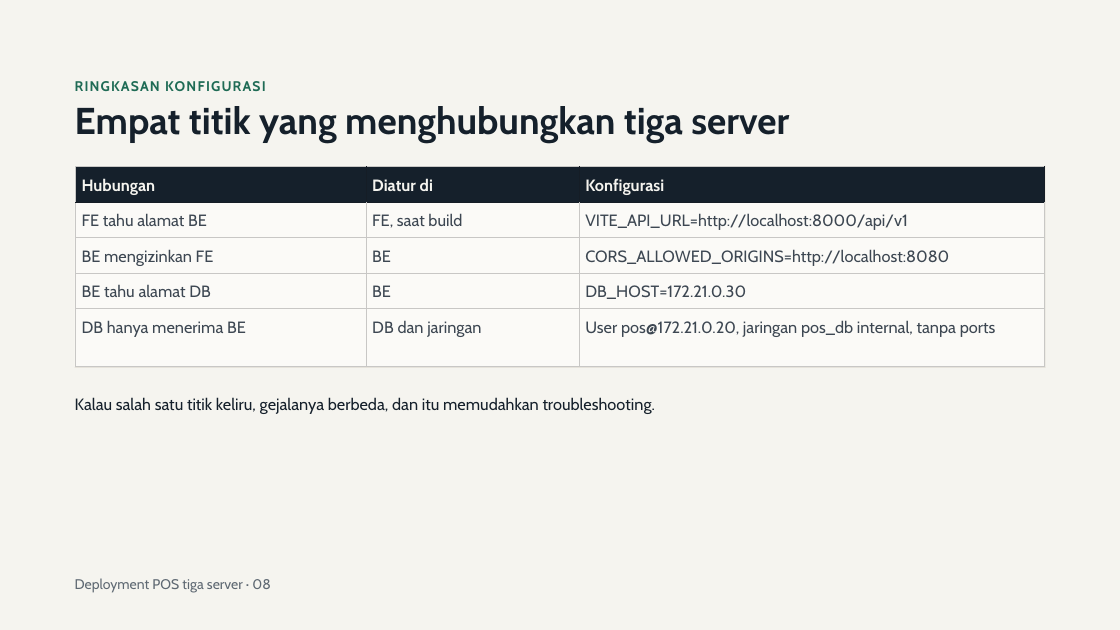
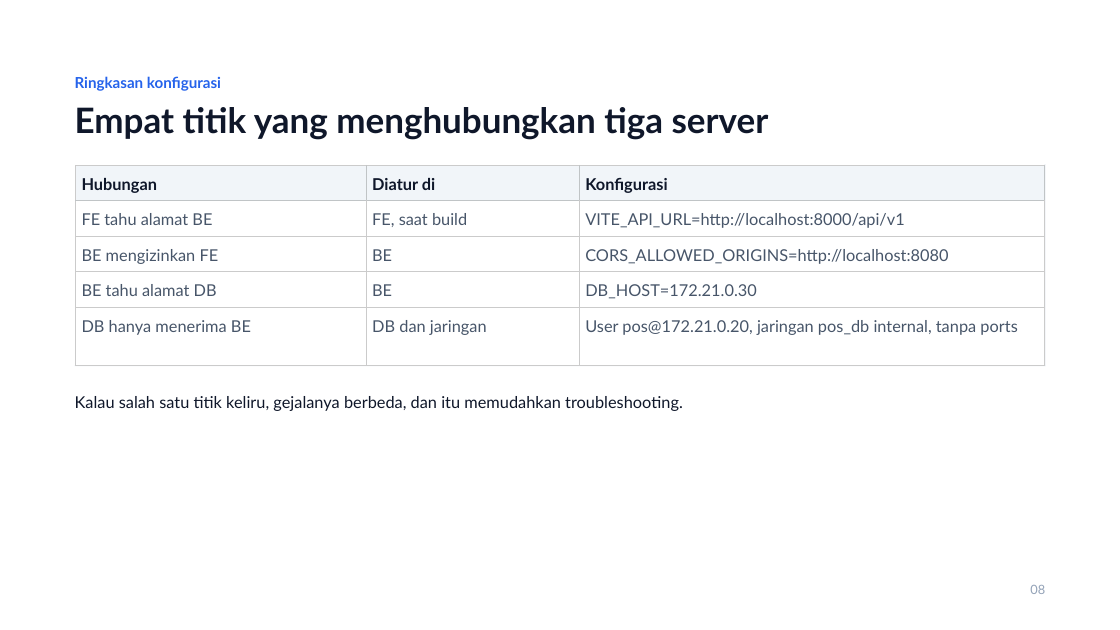
Before and after one commit to JonathanZefanya/Point-Of-Sale, a slide deck: slide 8 of Deployment POS Tiga Server.pptx. Drawn at 1120x630 pixels with LibreOffice and Linux fonts; fonts in the diff are those of the drawing. Boxes give left, top, right and bottom in pixels: in the first picture for what was removed or moved away, otherwise in the second. Text is boxed around its words. In the diff, an @@ line names an element or a change of style, - is before the commit and + after.

```diff
--- a/Deployment POS Tiga Server.pptx
+++ b/Deployment POS Tiga Server.pptx
@@ background #F5F4EF to #FFFFFF @@
@@ text at box(75, 76, 221, 91): text changed; size 12 to 13 pt; font Cabin to Lato; text colour #1F6B55 to #2563EB @@
-RINGKASAN KONFIGURASI
+Ringkasan konfigurasi
@@ title "Empat titik yang menghubungkan tiga ..." at box(75, 107, 769, 140): size 32 to 30 pt, font Cabin to Lato, text colour #15202B to #0F172A; line spacing 35.2pt to 34.5pt @@
@@ rectangle removed at box(75, 166, 1046, 367) @@
@@ table at box(76, 166, 1045, 365) @@
@@ fill #15202B to #F1F5F9 in row 1 @@
@@ font Cabin to Lato, text colour #3D4752 to #475569 @@
@@ text colour #F5F4EF to #0F172A in "Hubungan", "Diatur di", "Konfigurasi" @@
@@ borders changed @@
@@ line (1045, 164) - (1045, 366): stroke #DDD9CE 0.5 pt to #E2E8F0 0.5 pt @@
@@ line (75, 365) - (1045, 365): stroke #DDD9CE 0.5 pt to #E2E8F0 0.5 pt @@
@@ text "Kalau salah satu titik keliru, ..." at box(75, 396, 683, 411): font Cabin to Lato, text colour #15202B to #0F172A @@
@@ text at box(1030, 585, 1045, 594): text changed; size 12 to 11 pt; font Cabin to Lato; text colour #5F6973 to #94A3B8 @@
-Deployment POS tiga server · 08
+08
```
Also in this commit, not shown: 14 other slides changed, 2 other files.
